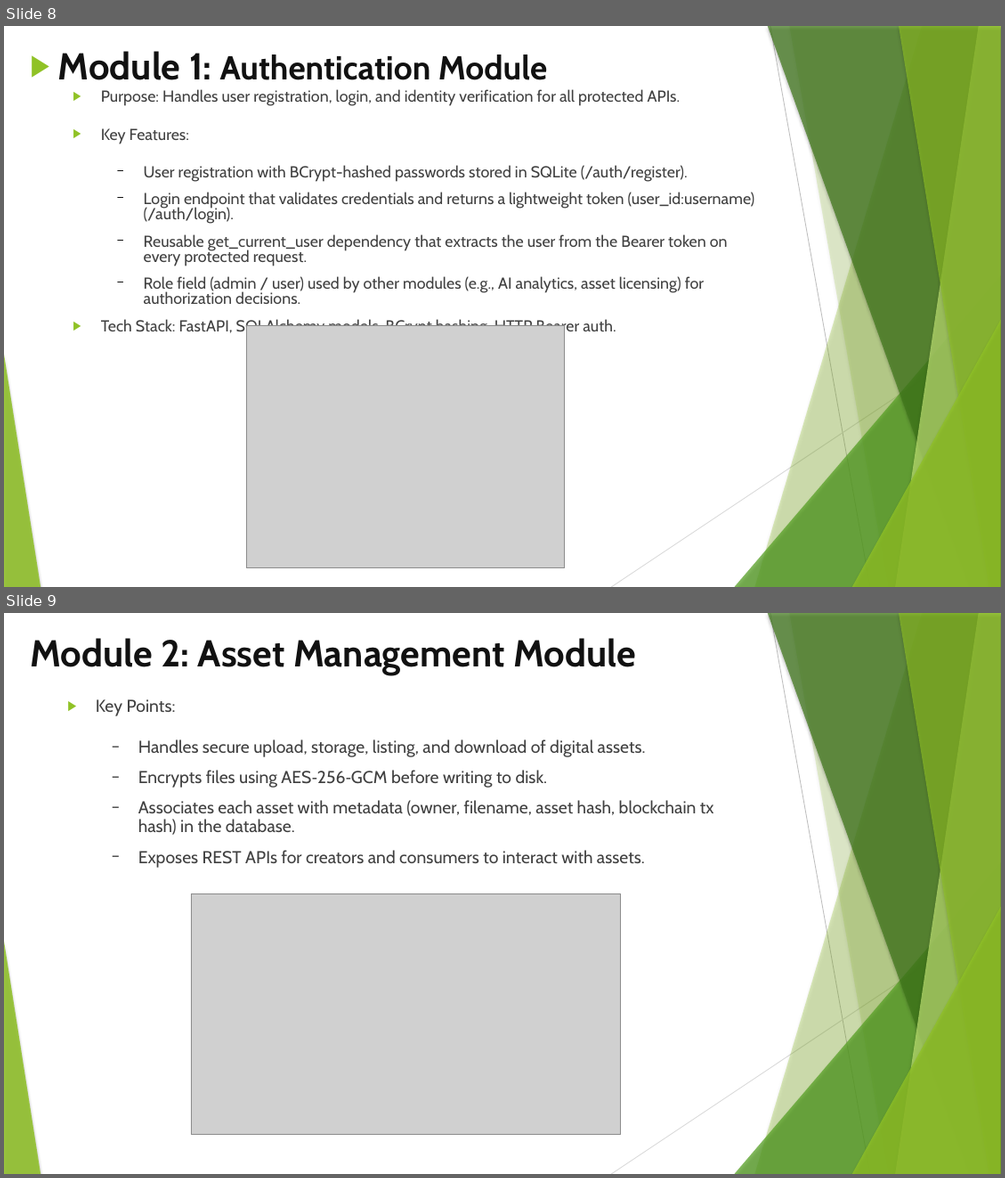
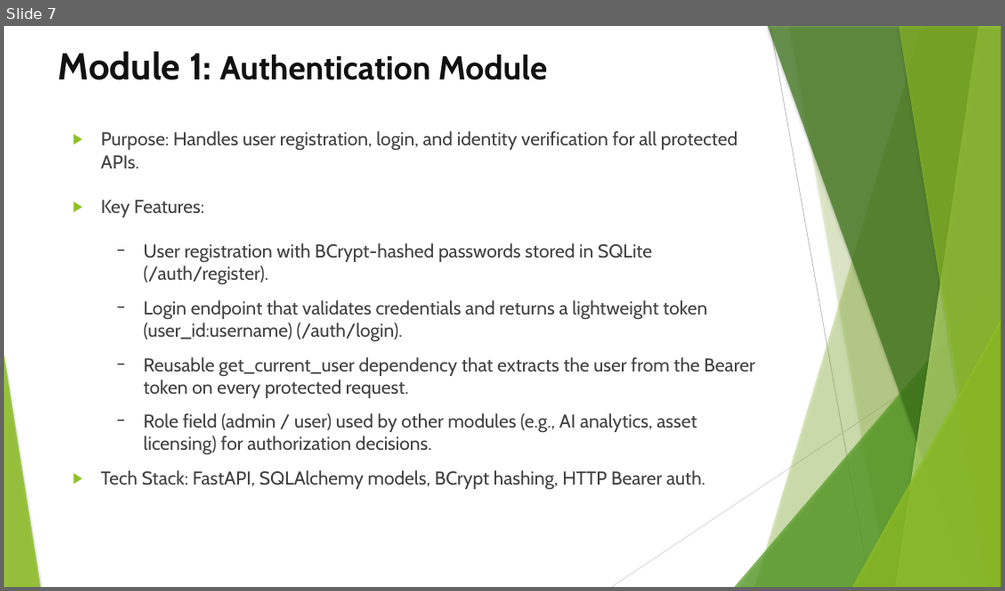
Before and after one commit to SridharanThangaraji/smartdrm-x, a slide deck: Team-2.pptx. Shown one above the other, each under a label of ours: slides 8 and 9 before the commit, slide 7 after it. The pictures are 1005x1178 and 1005x591 pixels, drawn with LibreOffice and Linux fonts; fonts in the diff are those of the drawing; grey boxes stand for pictures. Boxes give left, top, right and bottom in pixels: in the first picture for what was removed or moved away, otherwise in the second. Text is boxed around its words. In the diff, an @@ line names an element or a change of style, - is before the commit and + after.

```diff
--- a/Team-2.pptx
+++ b/Team-2.pptx
@@ slide 9 removed at (4, 613, 1001, 1174), background #FFFFFF; not listed: 10 template elements that a slide beside it also shows @@
@@ title removed at (30, 638, 636, 675) @@
-Module 2: Asset Management Module
@@ text removed at (96, 699, 714, 868) @@
-▶ Key Points:
-  − Handles secure upload, storage, listing, and download of digital assets.
-  − Encrypts files using AES‑256‑GCM before writing to disk.
-  − Associates each asset with metadata (owner, filename, asset hash, blockchain tx hash) in the database.
-  − Exposes REST APIs for creators and consumers to interact with assets.
@@ picture removed at (191, 893, 621, 1135) @@
@@ what was slide 8 is now slide 7 @@
@@ slide 7 changed as well @@
@@ title "Module 1: Authentication Module" at (58, 51, 547, 80): bullet ▶ to none @@
@@ text "Purpose: Handles user registration, login, ...": place and size @@
-text "Purpose: Handles user registration, login, ..." at (101, 89, 755, 336)
+text "Purpose: Handles user registration, login, ..." at (101, 131, 754, 489)
@@ text "Purpose: Handles user registration, login, ..." at (101, 131, 754, 489): size 15.3 to 18 pt; line spacing 0.8 to 1 @@
@@ picture removed at (246, 325, 565, 568) @@
```
Also in this commit, not shown: 8 other slides changed, 7 slides added, 5 other slides removed, 1 other file.
